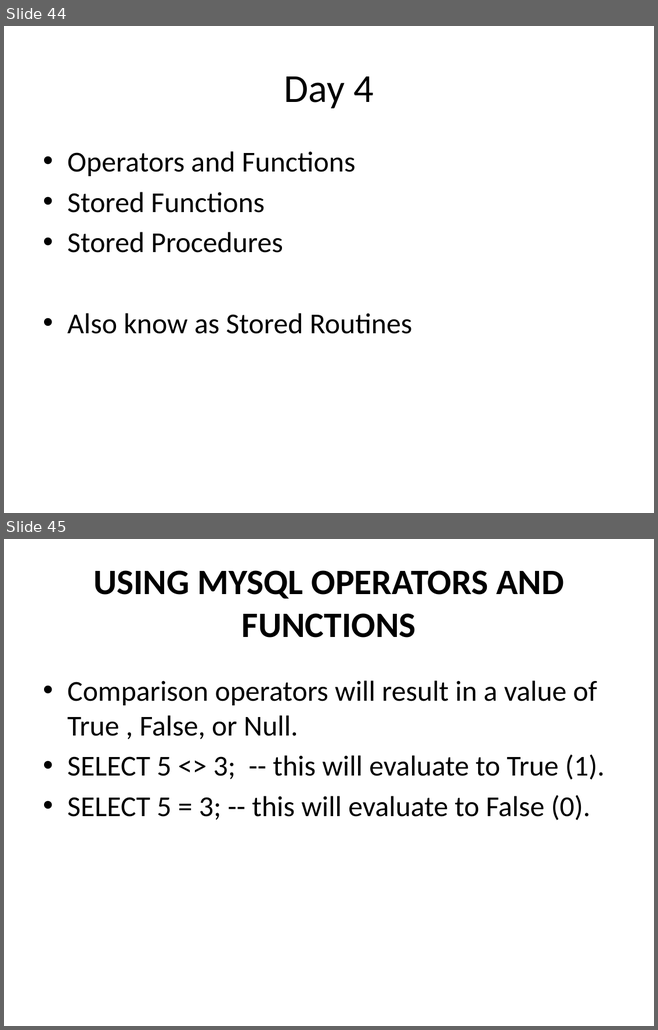
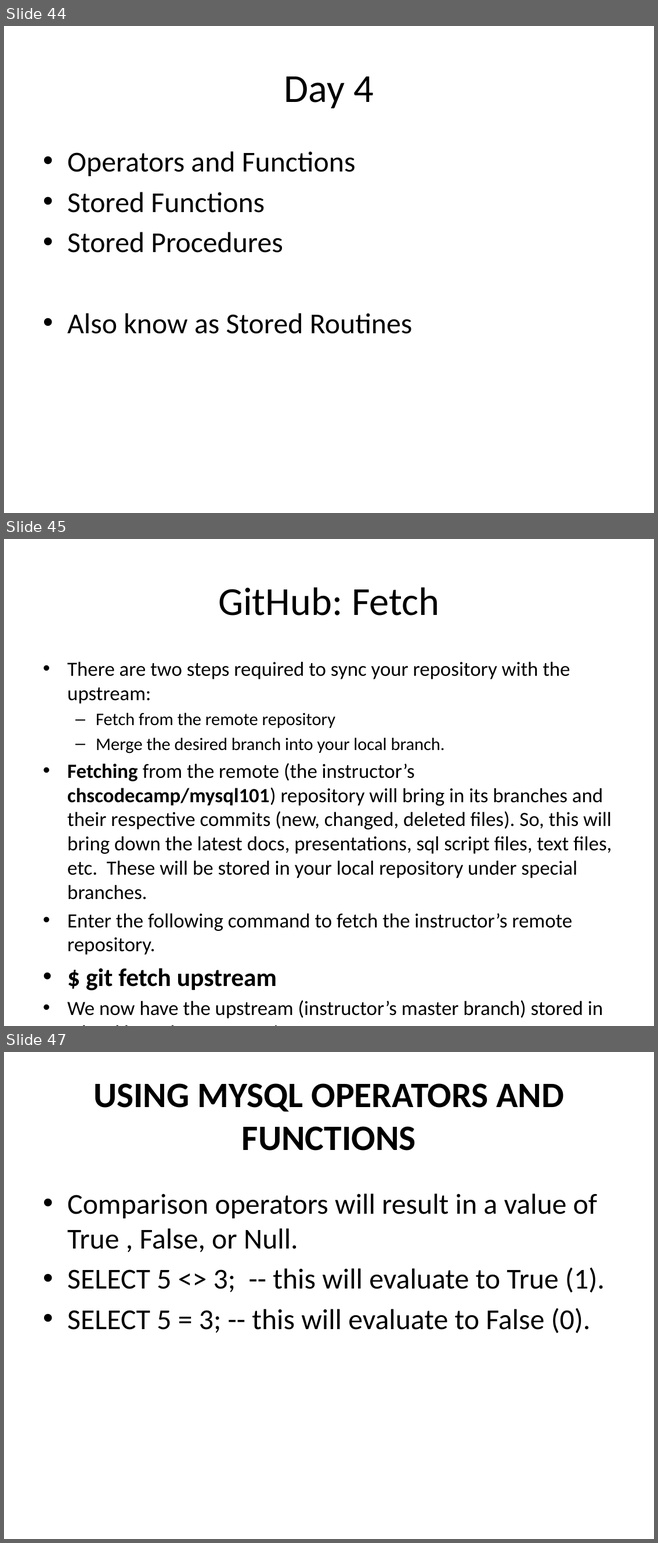
Before and after one commit to dchabala10/mysql101, a slide deck: Presentation/Intro_to_Relational_Databases_with_MySQL_Day4.pptx. Shown one above the other, each under a label of ours: slides 44 and 45 before the commit, slides 44, 45 and 47 after it; the slides between them are not shown. The pictures are 658x1030 and 658x1543 pixels, drawn with LibreOffice and Linux fonts; fonts in the diff are those of the drawing. Boxes give left, top, right and bottom in pixels: in the first picture for what was removed or moved away, otherwise in the second. Text is boxed around its words. In the diff, an @@ line names an element or a change of style, - is before the commit and + after.

Commit message:
Added fetch and merge instructions to day 4 ppt

```diff
--- a/Presentation/Intro_to_Relational_Databases_with_MySQL_Day4.pptx
+++ b/Presentation/Intro_to_Relational_Databases_with_MySQL_Day4.pptx
@@ slide 45 added at [4, 539, 654, 1026], background #FFFFFF @@
@@ title added at [218, 587, 439, 616], 44 pt, text #000000 @@
+GitHub: Fetch
@@ text added at [67, 661, 611, 1019], 22.4 pt, text #000000 @@
+• There are two steps required to sync your repository with the upstream:
+  – Fetch from the remote repository
+  – Merge the desired branch into your local branch.
+• Fetching from the remote (the instructor’s chscodecamp/mysql101) repository will bring in its branches and their respective commits (new, changed, deleted files). So, this will bring down the latest docs, presentations, sql script files, text files, etc. These will be stored in your local repository under special branches.
+• Enter the following command to fetch the instructor’s remote repository.
+• $ git fetch upstream
+• We now have the upstream (instructor’s master branch) stored in a local branch, upstream/master
@@ what was slide 45 is now slide 47 @@
```
Also in this commit, not shown: 2 other slides added, 1 slide removed.
